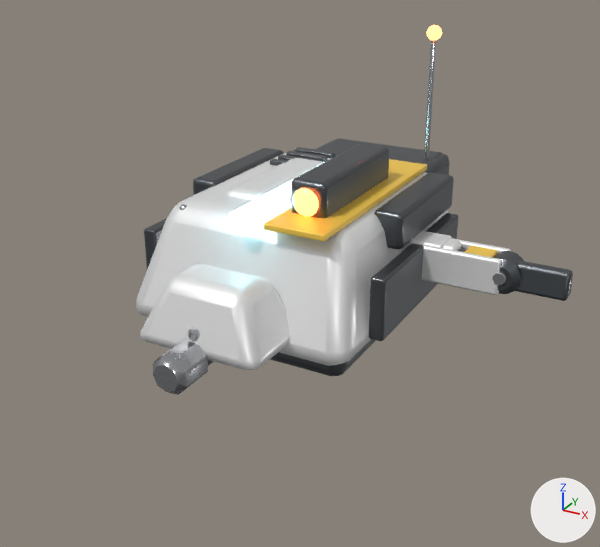
Renders of the glTF model public/assets/models/robots/rifle.glb from each side of a commit.
Both versions are drawn from a 50 mm lens placed at (0.631, -1.183, 0.514), pointed at (0.085, -0.191, 0.017). The lights are fixed; the arrows at lower right show +X, +Y and +Z. The picture after the commit comes second. Vertices at exactly the same position are counted once.

The first picture shows 'Barrel', 'Hull', 'LegLower', 'LegUpper', 'Turret'.
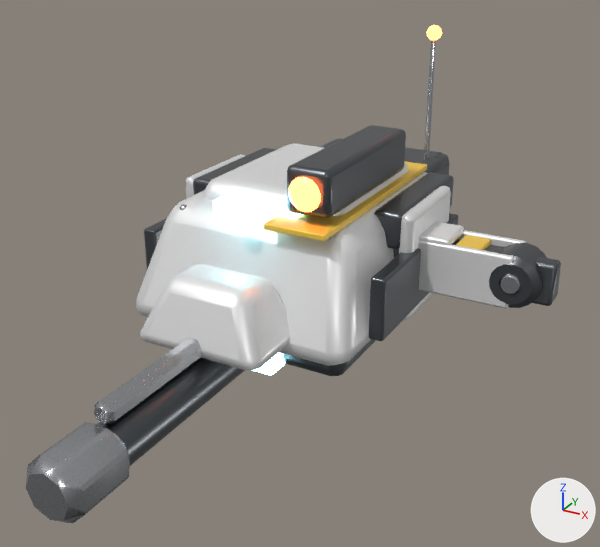
The change, as a list of edits to the scene's bpy script:
```text
Change me_barrel:
    remove me_barrel.from_pydata(...)  # 264 vertices, 508 faces; spans x -0.032..0.032, y -0.415..0.1, z -0.102..-0.026
    add me_barrel.from_pydata(...)  # 320 vertices, 616 faces; spans x -0.05..0.05, y -0.643..0.155, z -0.158..-0.04
    me_barrel part 1: the loose piece of 56 vertices spanning x -0.021..0.021, y -0.4..0.1, z -0.092..-0.048 is scaled about the mesh origin by 1.55
    me_barrel part 2: the loose piece of 48 vertices spanning x -0.01..0.01, y -0.35..0.07, z -0.046..-0.026 is scaled about the mesh origin by 1.55
    me_barrel part 3: the loose piece of 48 vertices spanning x -0.028..0.028, y -0.415..-0.345, z -0.098..-0.042 is scaled about the mesh origin by 1.55
    me_barrel part 4: the loose piece of 56 vertices spanning x -0.032..0.032, y -0.14..-0.1, z -0.102..-0.038 is scaled about the mesh origin by 1.55
    other edits to the shape of me_barrel do not show in these pictures
    add me_barrel.materials.append(mat_hazard)  # yellow #f9ce50
Change me_hull:
    remove me_hull.from_pydata(...)  # 930 vertices, 1780 faces; spans x -0.217..0.217, y -0.353..0.35, z -0.16..0.324
    add me_hull.from_pydata(...)  # 1242 vertices, 2384 faces; spans x -0.217..0.217, y -0.353..0.35, z -0.17..0.324
    me_hull part 5: a new loose piece of 56 vertices spanning x 0.188..0.212, y -0.07..0.11, z -0.09..0.09, in mat_teampaint (white #ededed)
    me_hull part 6: a new loose piece of 56 vertices spanning x -0.212..-0.188, y -0.07..0.11, z -0.09..0.09, in mat_teampaint (white #ededed)
    other edits to the shape of me_hull do not show in these pictures
Change me_leglower:
    remove me_leglower.from_pydata(...)  # 216 vertices, 416 faces; spans x 0.0..0.44, y -0.02..0.02, z -0.029..0.032
    add me_leglower.from_pydata(...)  # 208 vertices, 400 faces; spans x 0.0..0.42, y -0.029..0.029, z -0.041..0.047
    me_leglower part 7: the loose piece of 56 vertices spanning x 0.277..0.321, y -0.02..0.02, z 0.004..0.027 is scaled about its middle by (0.951, 1.49, 1.52), then moved by (-0.014, 0.0, 0.007)
    me_leglower part 8: the loose piece of 56 vertices spanning x 0.0..0.44, y -0.016..0.016, z -0.022..0.022 is rebuilt with 56 vertices and now spans x 0.0..0.42, y -0.023..0.023, z -0.032..0.032
    me_leglower part 9: the loose piece of 56 vertices spanning x 0.018..0.264, y -0.02..0.02, z 0.01..0.032 is rebuilt with 56 vertices and now spans x 0.017..0.252, y -0.028..0.028, z 0.014..0.047
    other edits to the shape of me_leglower do not show in these pictures
Change me_legupper:
    remove me_legupper.from_pydata(...)  # 568 vertices, 1092 faces; spans x -0.035..0.369, y -0.034..0.034, z -0.039..0.039
    add me_legupper.from_pydata(...)  # 552 vertices, 1060 faces; spans x -0.051..0.403, y -0.049..0.049, z -0.057..0.054
    me_legupper part 10: the loose piece of 56 vertices spanning x 0.0..0.34, y 0.018..0.03, z -0.029..0.029 is scaled about its middle by (1.06, 1, 1.49), then moved by (0.01, 0.011, 0.0)
    me_legupper part 11: the loose piece of 56 vertices spanning x 0.0..0.34, y -0.03..-0.018, z -0.029..0.029 is scaled about its middle by (1.06, 1, 1.49), then moved by (0.01, -0.011, 0.0)
    me_legupper part 12: the loose piece of 52 vertices spanning x 0.327..0.353, y -0.031..0.031, z -0.013..0.013 is scaled about its middle by 1.45, then moved by (0.02, 0.0, 0.0)
    me_legupper part 13: the loose piece of 64 vertices spanning x 0.311..0.369, y -0.028..0.028, z -0.029..0.029 is rebuilt with 64 vertices and now spans x 0.317..0.403, y -0.041..0.041, z -0.043..0.043
    me_legupper part 14: the loose piece of 56 vertices spanning x 0.02..0.32, y -0.022..0.022, z -0.021..0.021 is rebuilt with 56 vertices and now spans x 0.022..0.338, y -0.032..0.032, z -0.03..0.03
    me_legupper part 15: a new loose piece of 56 vertices spanning x 0.043..0.259, y -0.039..0.039, z 0.035..0.05, in mat_teampaint (white #ededed)
    me_legupper part 16: the loose piece of 56 vertices spanning x 0.041..0.245, y -0.027..0.027, z 0.024..0.034 is deleted
    other edits to the shape of me_legupper do not show in these pictures
Change me_turret:
    remove me_turret.from_pydata(...)  # 162 vertices, 308 faces; spans x -0.116..0.116, y -0.171..0.136, z 0.0..0.15
    add me_turret.from_pydata(...)  # 162 vertices, 308 faces; spans x -0.14..0.14, y -0.205..0.163, z 0.0..0.18
    me_turret part 17: the whole mesh is scaled about the mesh origin by 1.2
```

Pixel boxes [x1, y1, x2, y2] of what changed, in the pictures (600 x 547 px; the box of a moved part takes in the faces that stretch with it):
'Barrel', reshaped: before [153, 327, 214, 395]; after [26, 337, 285, 523]
'Turret', rescaled: before [226, 144, 389, 218]; after [203, 125, 408, 223]
'LegUpper', reshaped: before [399, 231, 524, 295]; after [418, 221, 547, 309]
'LegLower', reshaped: before [443, 239, 573, 301]; after [452, 235, 561, 306]
part 1 of me_barrel, moved or reshaped (mostly hidden before): before [208, 360, 214, 366]; after [98, 358, 245, 466]
part 2 of me_barrel, moved or reshaped: before [188, 327, 200, 341]; after [94, 337, 201, 425]
part 3 of me_barrel, moved or reshaped: before [153, 340, 208, 395]; after [26, 422, 130, 523]
part 4 of me_barrel, moved or reshaped (not visible before): after [252, 352, 285, 375]
part 5 of me_hull, added: after [399, 186, 451, 320]
part 6 of me_hull, added: after [186, 154, 245, 199]
part 7 of me_leglower, moved or reshaped: before [465, 245, 497, 258]; after [456, 235, 491, 250]
part 8 of me_leglower, rebuilt (25% taller): before [458, 249, 573, 301]; after [452, 241, 561, 306]
part 9 of me_leglower, rebuilt (not visible afterwards): before [443, 239, 461, 251]
part 10 of me_legupper, moved or reshaped: before [452, 238, 511, 253]; after [458, 230, 526, 247]
part 11 of me_legupper, moved or reshaped: before [399, 243, 502, 295]; after [418, 241, 514, 309]
part 12 of me_legupper, moved or reshaped: before [492, 272, 507, 286]; after [499, 274, 522, 295]
part 13 of me_legupper, rebuilt: before [494, 251, 524, 294]; after [489, 242, 547, 308]
part 14 of me_legupper, rebuilt (mostly hidden): before [461, 247, 468, 250]; after [456, 239, 505, 250]
part 15 of me_legupper, added: after [419, 221, 464, 245]
part 16 of me_legupper, deleted: before [409, 231, 452, 249]
